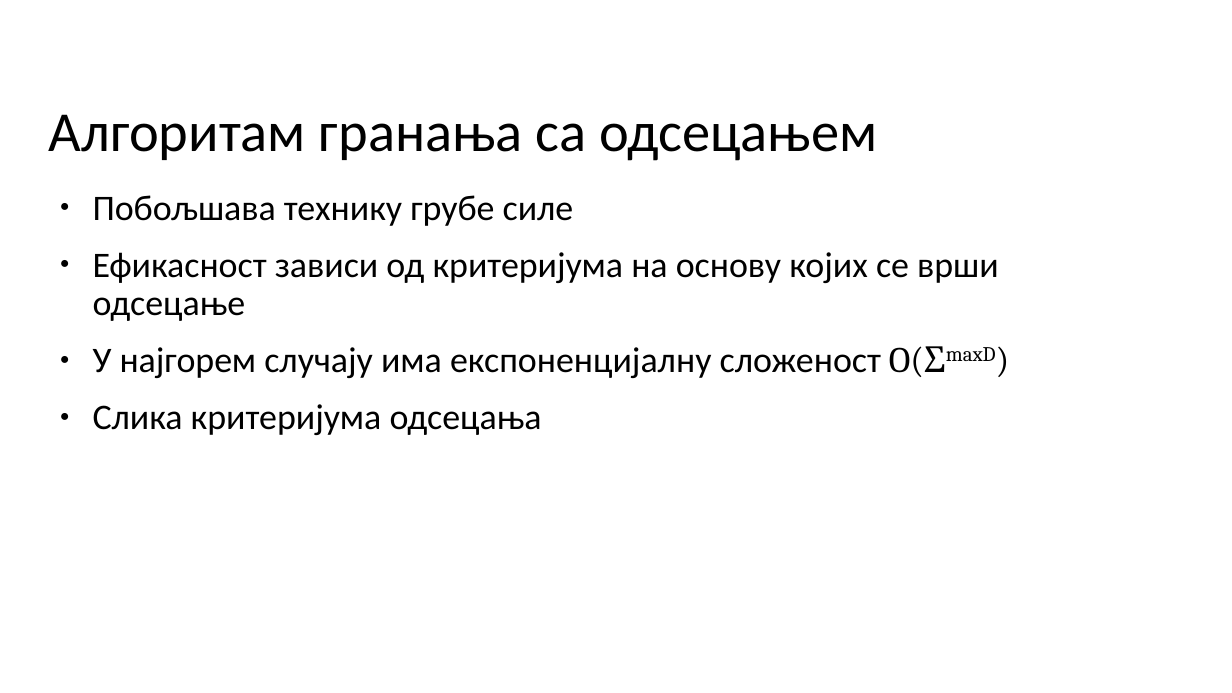
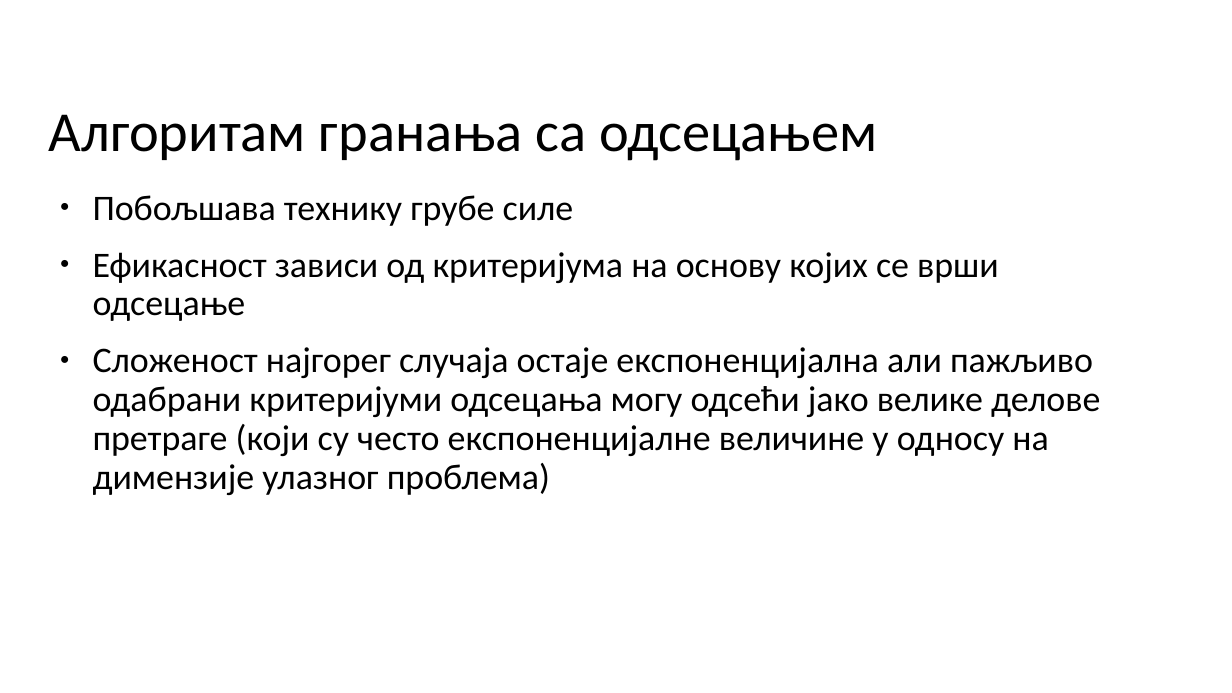
Before and after one commit to milosmikovic/Algorithms_For_Solving_Shortest_Common_Supersequence_Problem, a slide deck: slide 7 of Tekst/Prezentacija/MATF_primer_prezentacije.odp. Drawn at 1232x693 pixels with LibreOffice and Linux fonts; fonts in the diff are those of the drawing; background and template pictures are left out. Boxes give left, top, right and bottom in pixels: in the first picture for what was removed or moved away, otherwise in the second. Text is boxed around its words. In the diff, an @@ line names an element or a change of style, - is before the commit and + after.

```diff
--- a/Tekst/Prezentacija/MATF_primer_prezentacije.odp
+++ b/Tekst/Prezentacija/MATF_primer_prezentacije.odp
@@ text at bbox=[93, 347, 1100, 495]: text changed @@
-● У најгорем случају има експоненцијалну сложеност O(ΣmaxD)
-● Слика критеријума одсецања
+● Сложеност најгорег случаја остаје експоненцијална али пажљиво одабрани критеријуми одсецања могу одсећи јако велике делове претраге (који су често експоненцијалне величине у односу на димензије улазног проблема)
```
Also in this commit, not shown: 7 other slides changed, 4 slides added, 1 slide removed, 17 other files.
